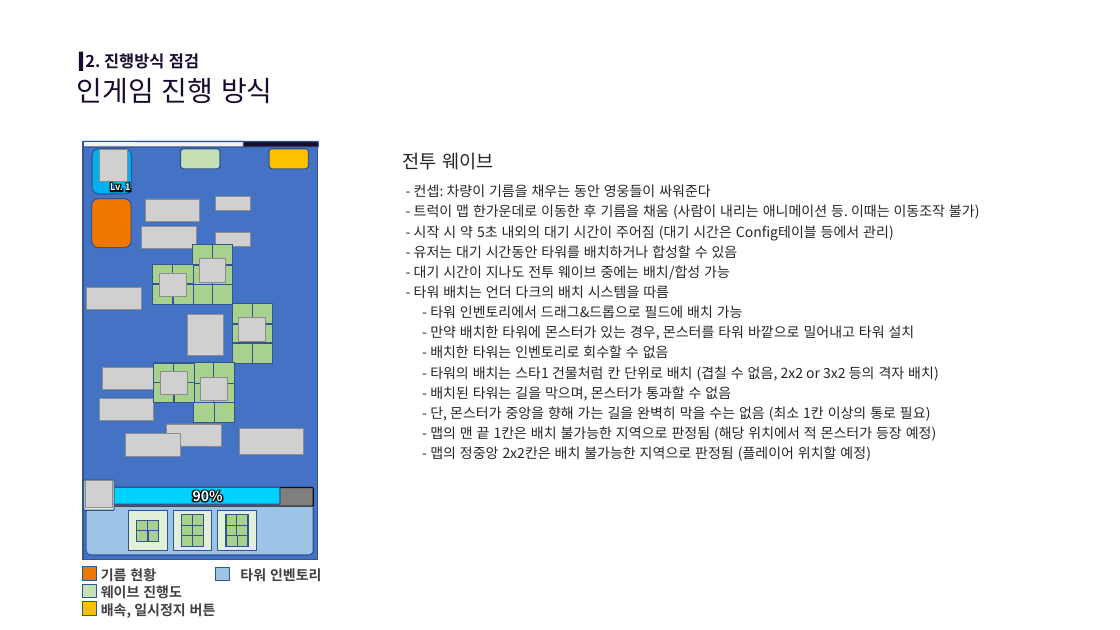
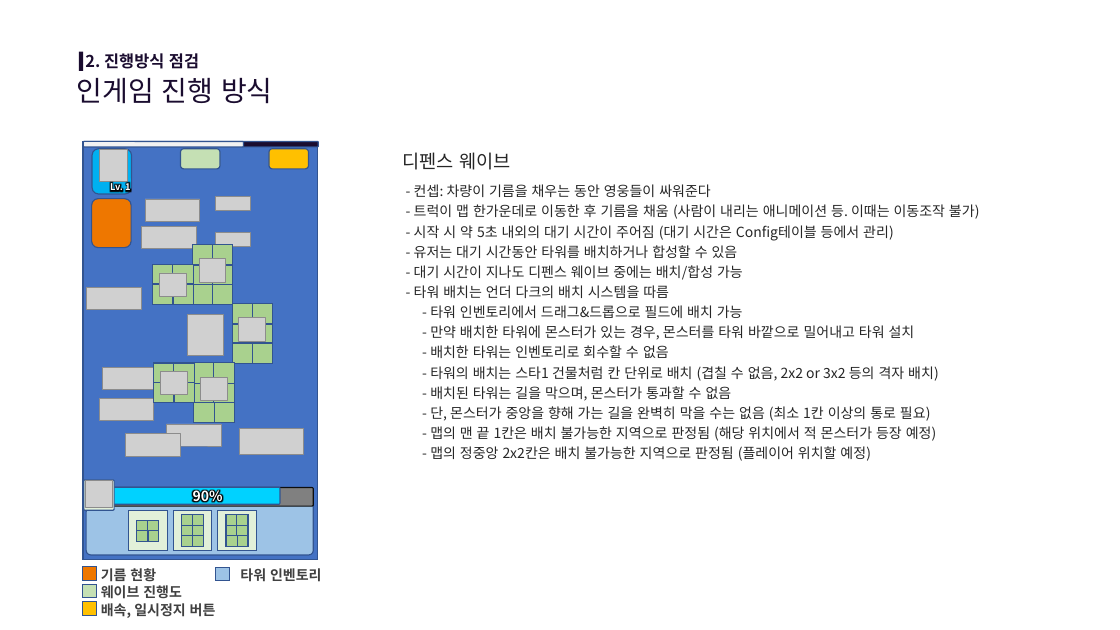
Before and after one commit to scorchLand/kci, a slide deck: slide 9 of 기획서/트럭 문서.pptx. Drawn at 1120x630 pixels with LibreOffice and Linux fonts; fonts in the diff are those of the drawing; grey boxes stand for pictures; background and template pictures are left out. Boxes give left, top, right and bottom in pixels: in the first picture for what was removed or moved away, otherwise in the second. Text is boxed around its words. In the diff, an @@ line names an element or a change of style, - is before the commit and + after.

Commit message:
[0.0.1/기획] 타워 배치 쪽문서 갱신 및 작업용 프리팹 업로드

```diff
--- a/기획서/트럭 문서.pptx
+++ b/기획서/트럭 문서.pptx
@@ text at <box>403,152,510,170</box>: text changed @@
-전투 웨이브
+디펜스 웨이브
@@ text at <box>414,265,743,280</box>: text changed @@
-- 대기 시간이 지나도 전투 웨이브 중에는 배치/합성 가능
+- 대기 시간이 지나도 디펜스 웨이브 중에는 배치/합성 가능
```
Also in this commit, not shown: 17 other slides changed, 12 other files.
